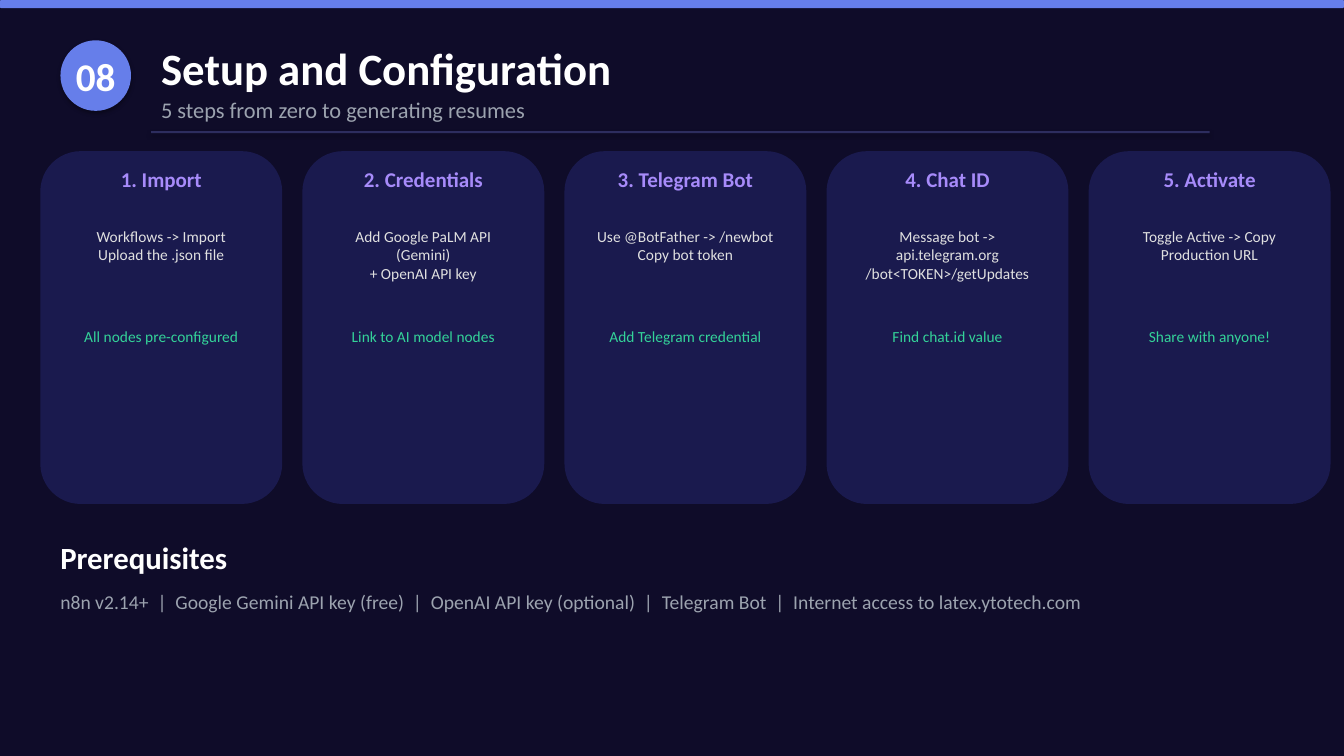
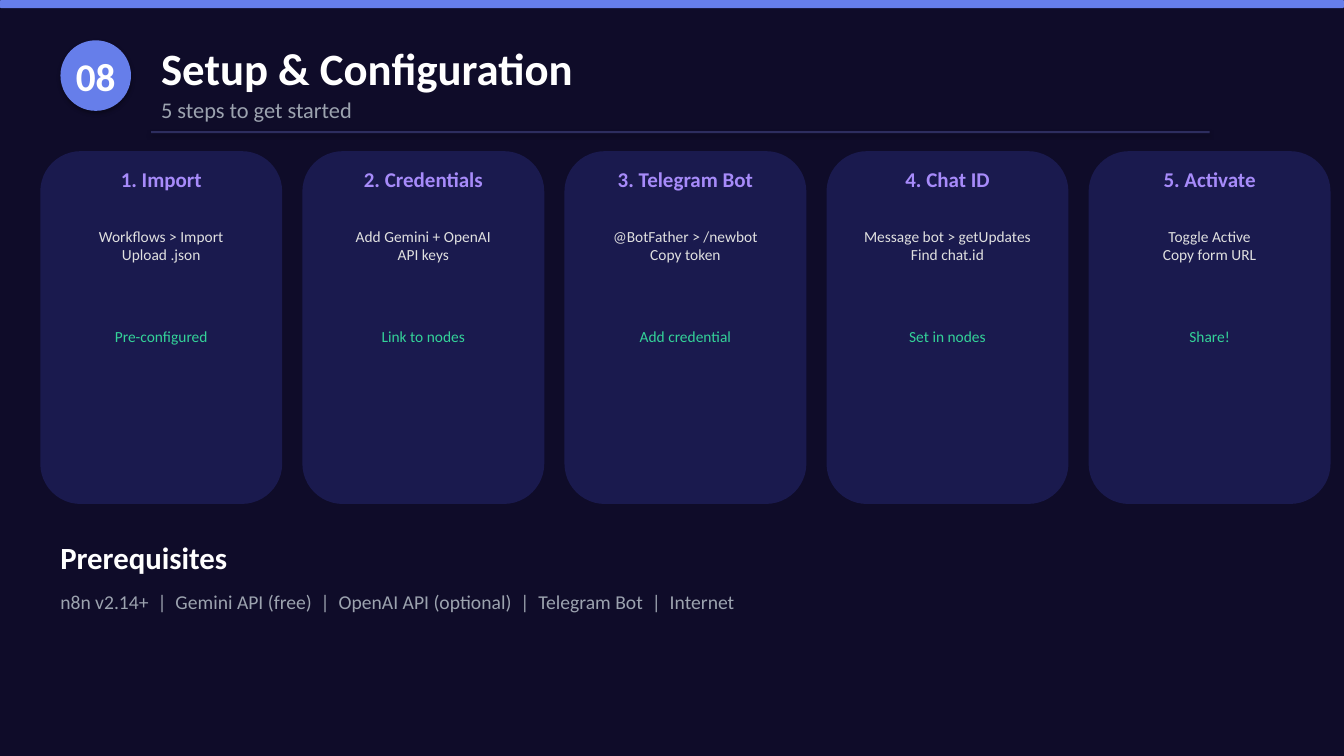
Before and after one commit to nitinkumar30/aiResumeOptimizer, a slide deck: slide 9 of AI_Resume_Optimizer_Presentation.pptx. Drawn at 1344x756 pixels with LibreOffice and Linux fonts; fonts in the diff are those of the drawing. Boxes give left, top, right and bottom in pixels: in the first picture for what was removed or moved away, otherwise in the second. Text is boxed around its words. In the diff, an @@ line names an element or a change of style, - is before the commit and + after.

```diff
--- a/AI_Resume_Optimizer_Presentation.pptx
+++ b/AI_Resume_Optimizer_Presentation.pptx
@@ text at (161, 53, 573, 93): text changed @@
-Setup and Configuration
+Setup & Configuration
@@ text at (161, 102, 352, 122): text changed @@
-5 steps from zero to generating resumes
+5 steps to get started
@@ text at (99, 231, 223, 263): text changed @@
-Workflows -> Import
-Upload the .json file
+Workflows > Import
+Upload .json
@@ text at (356, 231, 491, 263): text changed @@
-Add Google PaLM API (Gemini)
-+ OpenAI API key
+Add Gemini + OpenAI
+API keys
@@ text at (613, 231, 757, 263): text changed @@
-Use @BotFather -> /newbot
-Copy bot token
+@BotFather > /newbot
+Copy token
@@ text at (864, 231, 1031, 260): text changed @@
-Message bot -> api.telegram.org
-/bot<TOKEN>/getUpdates
+Message bot > getUpdates
+Find chat.id
@@ text at (1163, 231, 1256, 263): text changed @@
-Toggle Active -> Copy
-Production URL
+Toggle Active
+Copy form URL
@@ text at (115, 331, 208, 345): text changed @@
-All nodes pre-configured
+Pre-configured
@@ text at (382, 331, 465, 342): text changed @@
-Link to AI model nodes
+Link to nodes
@@ text at (640, 331, 731, 342): text changed @@
-Add Telegram credential
+Add credential
@@ text at (909, 331, 986, 342): text changed @@
-Find chat.id value
+Set in nodes
@@ text at (1189, 331, 1229, 342): text changed @@
-Share with anyone!
+Share!
@@ text at (60, 595, 735, 613): text changed @@
-n8n v2.14+ | Google Gemini API key (free) | OpenAI API key (optional) | Telegram Bot | Internet access to latex.ytotech.com
+n8n v2.14+ | Gemini API (free) | OpenAI API (optional) | Telegram Bot | Internet
```
Also in this commit, not shown: 10 other slides changed, 2 slides added, 1 slide removed, 8 other files.
